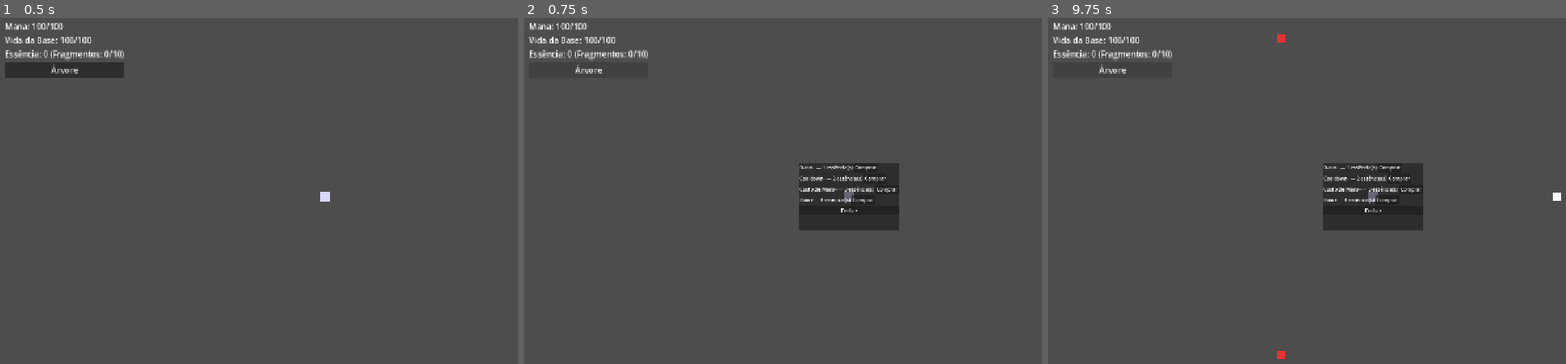
Above: before the commit, frames 1-3 (left to right).
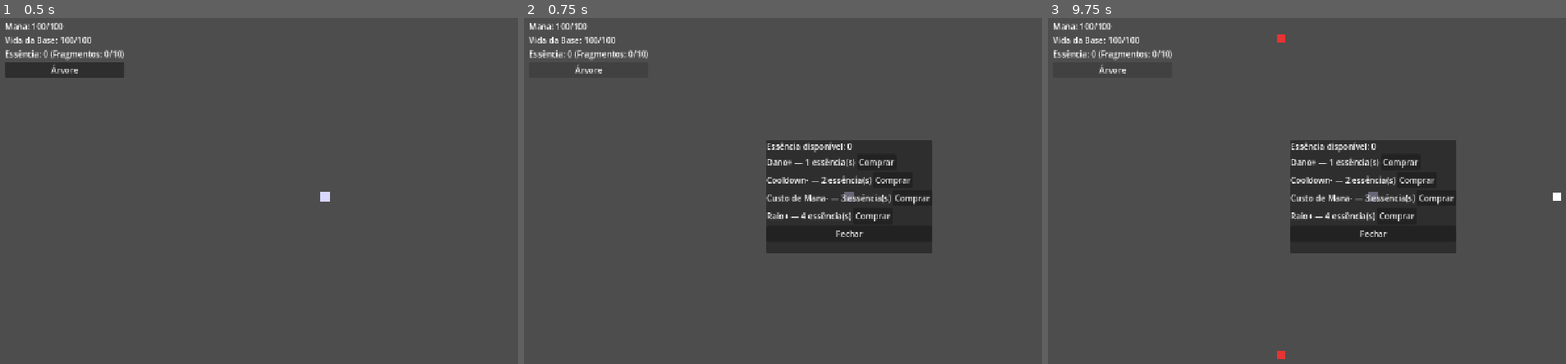
Above: after the commit, the same moments.

Repository: caua-developer/pixie-defense
Game: Godot game, scene res://scenes/main.tscn
The game is run twice, just before and just after one commit, with the same random seed, the same clock (stepped at 60 frames per second) and the same inputs.
Inputs:
- Up to frame 1 (0.5 s): no input
- Up to frame 2 (0.75 s): click "Árvore" at 0.5 s
- Up to frame 3 (9.75 s): click "Comprar" at 1.25 s; click "Comprar" at 2 s; click "Comprar" at 2.75 s; click "Comprar" at 3.5 s; click "Fechar" at 4.25 s; click "Árvore" at 5 s; click "Comprar" at 5.75 s; click "Comprar" at 6.5 s; click "Comprar" at 7.25 s; click "Comprar" at 8 s; click "Fechar" at 8.75 s; click "Árvore" at 9.5 s

Frame 1 is identical in both runs. In frame 2, 7.4% of the frame differs, in the area x 46-79%, y 35-69%; in frame 3, 7.4%.

Commit message:
fix: move painel da arvore para o HUD e mostra saldo de essencia
- SkillTreePanel estava como filho direto de Main (Node2D), entao o
  zoom da Camera2D o encolhia e inimigos desenhados depois cobriam o
  painel; move para dentro da CanvasLayer HUD.
- Essa mudanca expos uma fragilidade de ordem entre irmaos (o lookup
  por grupo de mago/essencia so funcionava por acaso); resolve
  mago/essence_tracker sob demanda em vez de @onready.
- Adiciona um label de saldo de essencia dentro do painel, atualizado
  ao abrir e apos cada compra, ja que o HUD congela com o jogo pausado.

Achados da revisao final de branch (ver ledger em
.superpowers/sdd/2026-11-02-fase3-essencia-arvore-destrutiva/progress.md).

Co-Authored-By: Claude Sonnet 5 <noreply@anthropic.com>

Diff:
--- a/scenes/main.tscn
+++ b/scenes/main.tscn
@@ -84,10 +84,7 @@
 layout_mode = 2
 text = "Árvore"
 
-[node name="EssenceTracker" type="Node" parent="." unique_id=1023635728]
-script = ExtResource("essence_tracker_script")
-
-[node name="SkillTreePanel" type="PanelContainer" parent="." unique_id=84338893]
+[node name="SkillTreePanel" type="PanelContainer" parent="HUD" unique_id=84338893]
 visible = false
 custom_minimum_size = Vector2(320, 220)
 anchors_preset = 8
@@ -99,49 +96,55 @@
 grow_vertical = 2
 script = ExtResource("skill_tree_panel_script")
 
-[node name="VBox" type="VBoxContainer" parent="SkillTreePanel" unique_id=1770264128]
+[node name="VBox" type="VBoxContainer" parent="HUD/SkillTreePanel" unique_id=1770264128]
 layout_mode = 2
 
-[node name="Node1Row" type="HBoxContainer" parent="SkillTreePanel/VBox" unique_id=1589141592]
+[node name="BalanceLabel" type="Label" parent="HUD/SkillTreePanel/VBox" unique_id=143290083]
 layout_mode = 2
 
-[node name="Node1Label" type="Label" parent="SkillTreePanel/VBox/Node1Row" unique_id=892158941]
+[node name="Node1Row" type="HBoxContainer" parent="HUD/SkillTreePanel/VBox" unique_id=1589141592]
 layout_mode = 2
 
-[node name="Node1Button" type="Button" parent="SkillTreePanel/VBox/Node1Row" unique_id=1211925332]
+[node name="Node1Label" type="Label" parent="HUD/SkillTreePanel/VBox/Node1Row" unique_id=892158941]
+layout_mode = 2
+
+[node name="Node1Button" type="Button" parent="HUD/SkillTreePanel/VBox/Node1Row" unique_id=1211925332]
 layout_mode = 2
 text = "Comprar"
 
-[node name="Node2Row" type="HBoxContainer" parent="SkillTreePanel/VBox" unique_id=745206844]
+[node name="Node2Row" type="HBoxContainer" parent="HUD/SkillTreePanel/VBox" unique_id=745206844]
 layout_mode = 2
 
-[node name="Node2Label" type="Label" parent="SkillTreePanel/VBox/Node2Row" unique_id=2094292354]
+[node name="Node2Label" type="Label" parent="HUD/SkillTreePanel/VBox/Node2Row" unique_id=2094292354]
 layout_mode = 2
 
-[node name="Node2Button" type="Button" parent="SkillTreePanel/VBox/Node2Row" unique_id=291466916]
+[node name="Node2Button" type="Button" parent="HUD/SkillTreePanel/VBox/Node2Row" unique_id=291466916]
 layout_mode = 2
 text = "Comprar"
 
-[node name="Node3Row" type="HBoxContainer" parent="SkillTreePanel/VBox" unique_id=1198460764]
+[node name="Node3Row" type="HBoxContainer" parent="HUD/SkillTreePanel/VBox" unique_id=1198460764]
 layout_mode = 2
 
-[node name="Node3Label" type="Label" parent="SkillTreePanel/VBox/Node3Row" unique_id=1949246954]
+[node name="Node3Label" type="Label" parent="HUD/SkillTreePanel/VBox/Node3Row" unique_id=1949246954]
 layout_mode = 2
 
-[node name="Node3Button" type="Button" parent="SkillTreePanel/VBox/Node3Row" unique_id=661944757]
+[node name="Node3Button" type="Button" parent="HUD/SkillTreePanel/VBox/Node3Row" unique_id=661944757]
 layout_mode = 2
 text = "Comprar"
 
-[node name="Node4Row" type="HBoxContainer" parent="SkillTreePanel/VBox" unique_id=1025560729]
+[node name="Node4Row" type="HBoxContainer" parent="HUD/SkillTreePanel/VBox" unique_id=1025560729]
 layout_mode = 2
 
-[node name="Node4Label" type="Label" parent="SkillTreePanel/VBox/Node4Row" unique_id=2089195007]
+[node name="Node4Label" type="Label" parent="HUD/SkillTreePanel/VBox/Node4Row" unique_id=2089195007]
 layout_mode = 2
 
-[node name="Node4Button" type="Button" parent="SkillTreePanel/VBox/Node4Row" unique_id=1269119670]
+[node name="Node4Button" type="Button" parent="HUD/SkillTreePanel/VBox/Node4Row" unique_id=1269119670]
 layout_mode = 2
 text = "Comprar"
 
-[node name="CloseButton" type="Button" parent="SkillTreePanel/VBox" unique_id=936977209]
+[node name="CloseButton" type="Button" parent="HUD/SkillTreePanel/VBox" unique_id=936977209]
 layout_mode = 2
 text = "Fechar"
+
+[node name="EssenceTracker" type="Node" parent="." unique_id=1023635728]
+script = ExtResource("essence_tracker_script")
--- a/scripts/main.gd
+++ b/scripts/main.gd
@@ -8,7 +8,7 @@
 @onready var essence_tracker: Node = $EssenceTracker
 @onready var essence_label: Label = $HUD/Root/VBox/EssenceLabel
 @onready var skill_tree_button: Button = $HUD/Root/VBox/SkillTreeButton
-@onready var skill_tree_panel: PanelContainer = $SkillTreePanel
+@onready var skill_tree_panel: PanelContainer = $HUD/SkillTreePanel
 
 func _ready() -> void:
 	game_over_label.visible = false
--- a/scripts/skill_tree_panel.gd
+++ b/scripts/skill_tree_panel.gd
@@ -6,8 +6,10 @@
 
 var purchased: Array[bool] = [false, false, false, false]
 
-@onready var mago: Node2D = get_tree().get_first_node_in_group("mago")
-@onready var essence_tracker: Node = get_tree().get_first_node_in_group("essencia")
+var mago: Node2D
+var essence_tracker: Node
+
+@onready var balance_label: Label = $VBox/BalanceLabel
 @onready var node_labels: Array[Label] = [
 	$VBox/Node1Row/Node1Label, $VBox/Node2Row/Node2Label,
 	$VBox/Node3Row/Node3Label, $VBox/Node4Row/Node4Label,
@@ -24,9 +26,16 @@
 	for i in NODE_COUNT:
 		node_buttons[i].pressed.connect(_on_node_pressed.bind(i))
 	close_button.pressed.connect(close)
-	_update_labels()
+
+func _ensure_refs() -> void:
+	if mago == null:
+		mago = get_tree().get_first_node_in_group("mago")
+	if essence_tracker == null:
+		essence_tracker = get_tree().get_first_node_in_group("essencia")
 
 func open() -> void:
+	_ensure_refs()
+	_update_labels()
 	visible = true
 	get_tree().paused = true
 
@@ -35,6 +44,7 @@
 	get_tree().paused = false
 
 func _on_node_pressed(index: int) -> void:
+	_ensure_refs()
 	if purchased[index] or essence_tracker.essence < NODE_COSTS[index]:
 		return
 	essence_tracker.essence -= NODE_COSTS[index]
@@ -47,6 +57,7 @@
 	_update_labels()
 
 func _update_labels() -> void:
+	balance_label.text = "Essência disponível: %d" % essence_tracker.essence
 	for i in NODE_COUNT:
 		var status: String = "comprado" if purchased[i] else "%d essência(s)" % NODE_COSTS[i]
 		node_labels[i].text = "%s — %s" % [NODE_NAMES[i], status]
